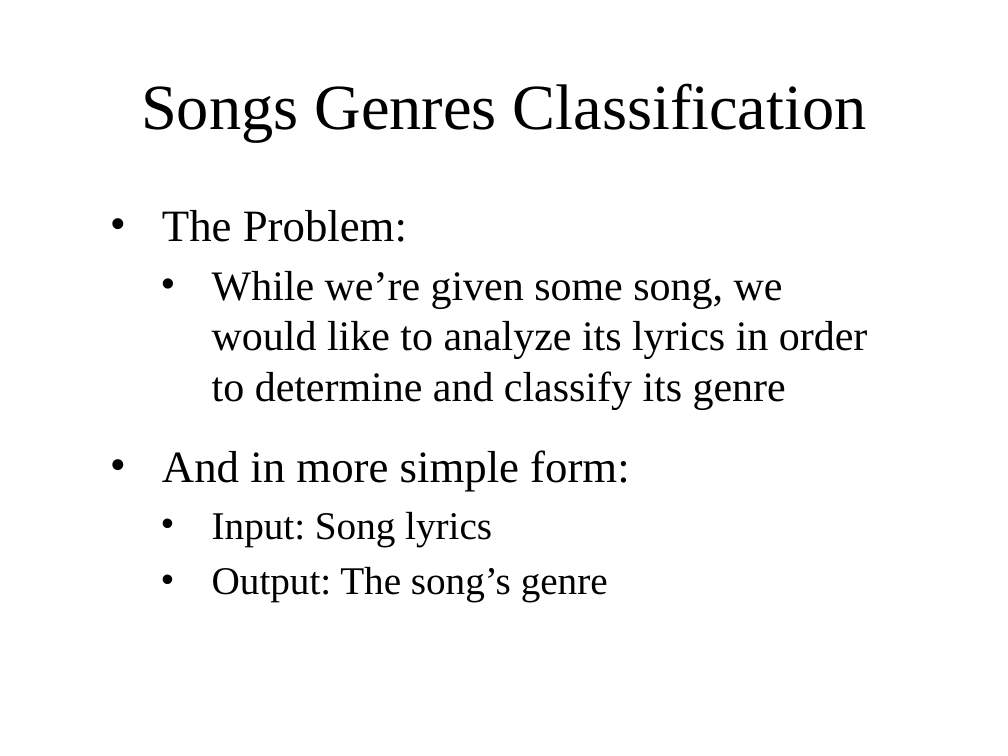
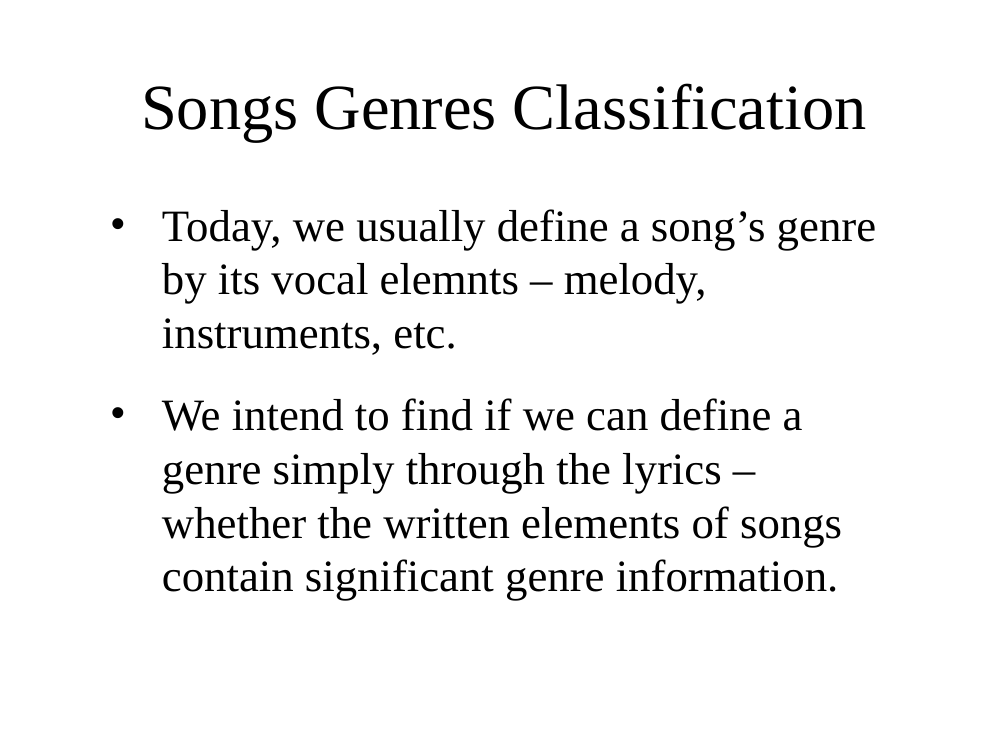
Before and after one commit to nihohit/NLP-Final-Project, a slide deck: slide 2 of Intro.pptx. Drawn at 1008x756 pixels with LibreOffice and Linux fonts; fonts in the diff are those of the drawing; background and template pictures are left out. Boxes give left, top, right and bottom in pixels: in the first picture for what was removed or moved away, otherwise in the second. Text is boxed around its words. In the diff, an @@ line names an element or a change of style, - is before the commit and + after.

```diff
--- a/Intro.pptx
+++ b/Intro.pptx
@@ text at (x1=162, y1=209, x2=876, y2=601): text changed; size 30 to 32 pt @@
-• The Problem:
-  • While we’re given some song, we would like to analyze its lyrics in order to determine and classify its genre
-• And in more simple form:
-  • Input: Song lyrics
-  • Output: The song’s genre
+• Today, we usually define a song’s genre by its vocal elemnts – melody, instruments, etc.
+• We intend to find if we can define a genre simply through the lyrics – whether the written elements of songs contain significant genre information.
```
Also in this commit, not shown: 3 other slides changed, 1 slide added.
